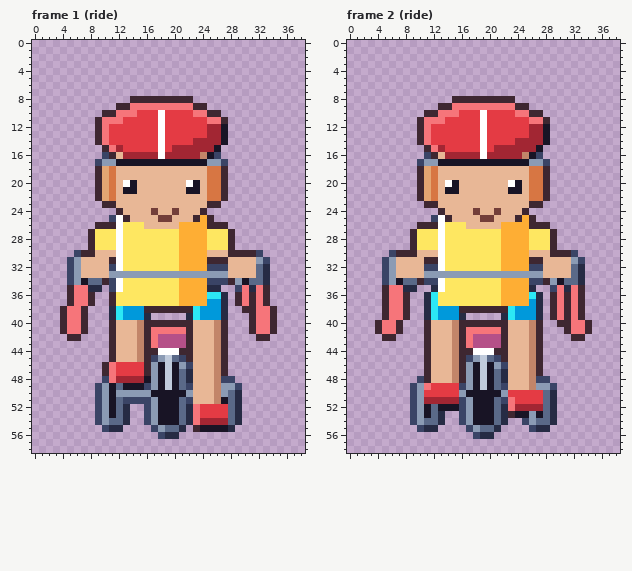
A pixel-art file gets an edit: art/depths/kid-on-bike@81.aseprite. Above, as it was before the edit.
39x59 pixels, 4 frames. Shown: frame 1 (ride), frame 2 (ride). The commit also changed other frames, which this record leaves out.
The result:
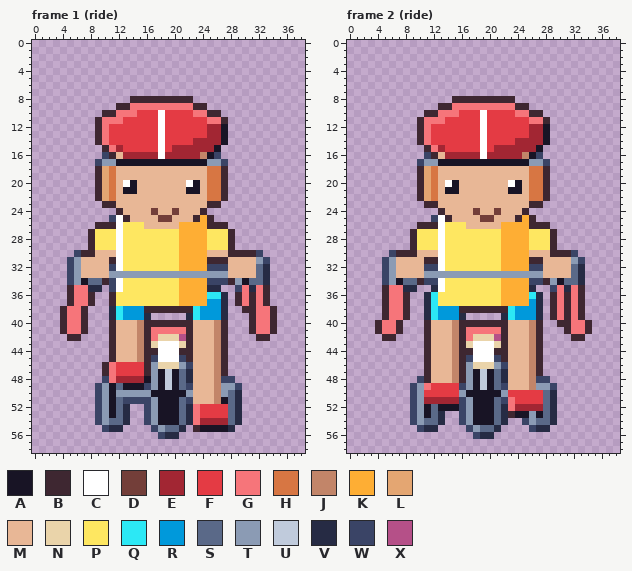
Palette (. is transparent): A #181425  B #3e2731  C #ffffff  D #733e39  E #a22633  F #e43b44  G #f6757a  H #d77643  J #c28569  K #feae34  L #e4a672  M #e8b796  N #ead4aa  P #fee761  Q #2ce8f5  R #0099db  S #5a6988  T #8b9bb4  U #c0cbdc  V #262b44  W #3a4466  X #b55088
Changes in this commit:
Frame 1 (ride):
Colour S becomes colour C in row 45 at x 20.
Colour T becomes colour C in row 45 at x 18.
Colour U becomes colour C in row 45 at x 19.
Colour X becomes colour C in row 43 at x 18 to 20.
Colour A becomes colour N in row 46 at x 18 and 20.
Colour G becomes colour N in row 43 at x 17.
Colour U becomes colour N in row 46 at x 19.
Colour X becomes colour N in row 42 at x 18 to 20; in row 43 at x 21.
Frame 2 (ride): the same change as frame 1 (ride)
Changed places in both pictures, as pixel boxes (x1, y1, x2, y2):
changed: (151, 334, 186, 369)
changed: (466, 334, 501, 369)
